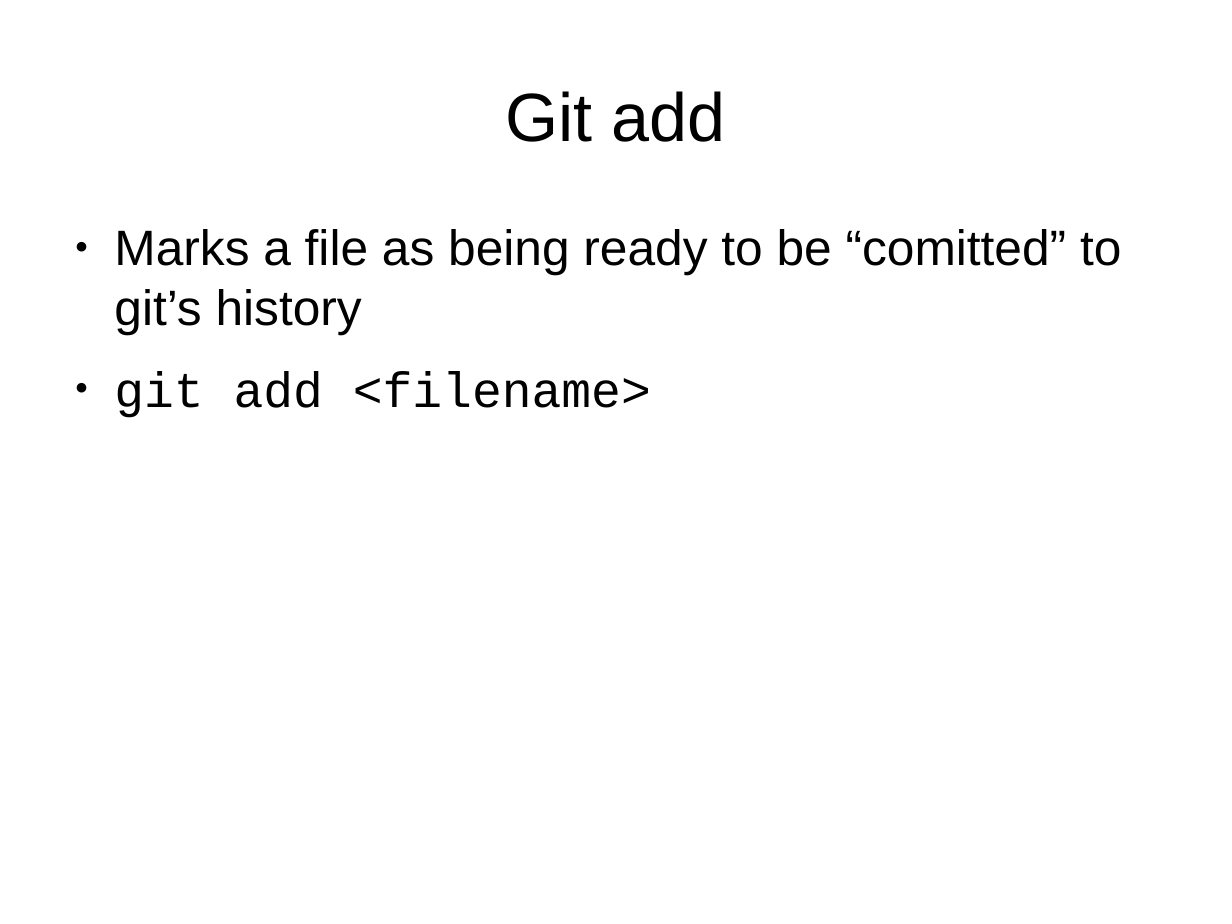
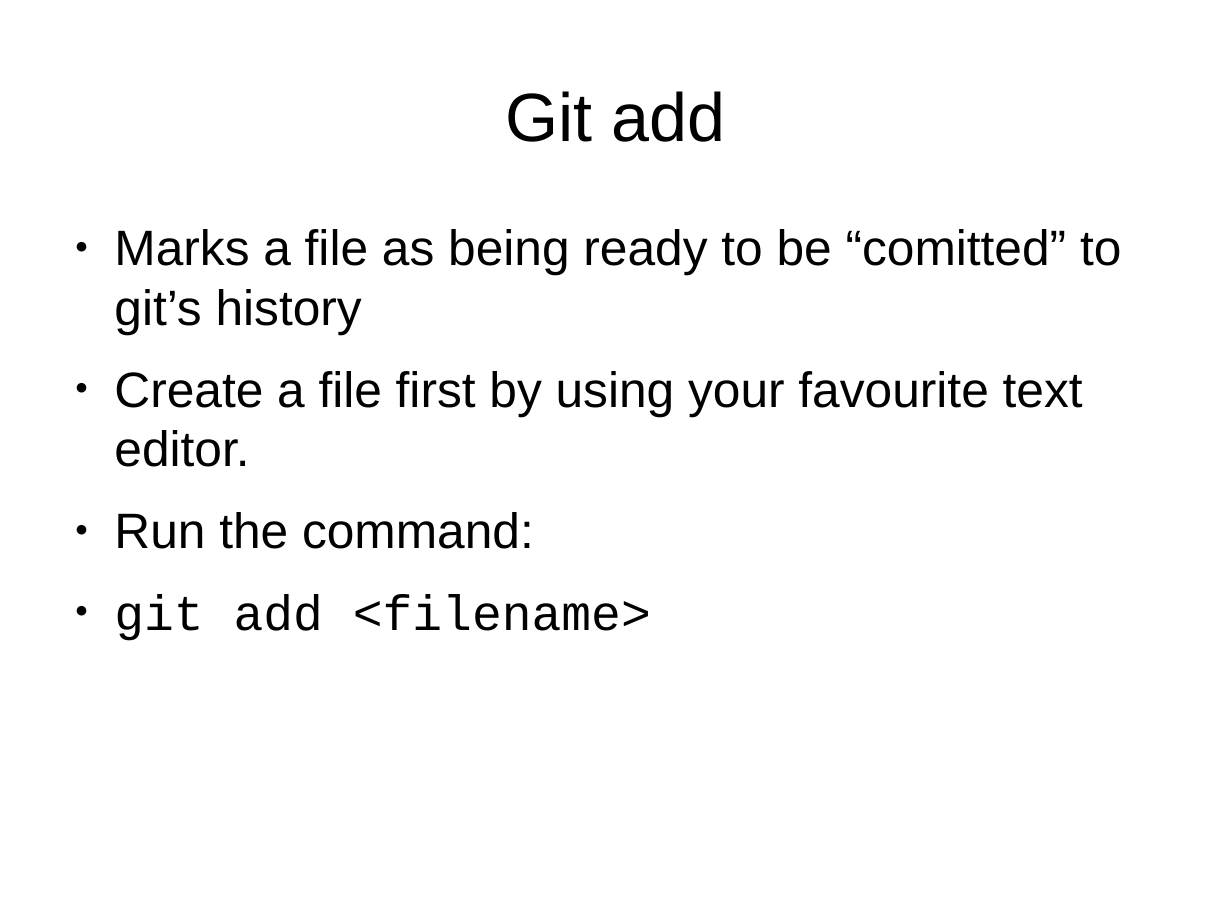
Before and after one commit to abersailbot/abersailbot.github.io, a slide deck: slide 6 of intro/Git Slides.odp (slide 3 before the commit). Drawn at 1232x924 pixels with LibreOffice and Linux fonts; fonts in the diff are those of the drawing. Boxes give left, top, right and bottom in pixels: in the first picture for what was removed or moved away, otherwise in the second. Text is boxed around its words. In the diff, an @@ line names an element or a change of style, - is before the commit and + after.

```diff
--- a/intro/Git Slides.odp
+++ b/intro/Git Slides.odp
@@ text at <box>114,371,1083,549</box>: paragraphs added @@
+● Create a file first by using your favourite text editor.
+● Run the command:
```
Also in this commit, not shown: 1 other slide changed, 4 slides added, 1 other file.
